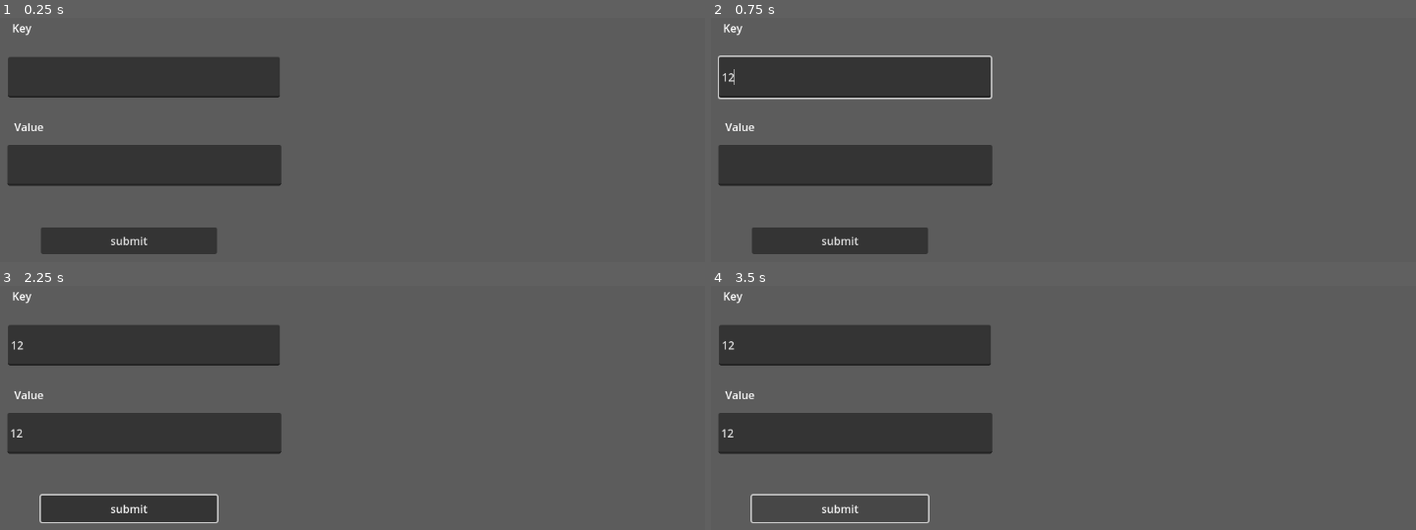
Above: before the commit, frames 1-4 (two rows, left to right).
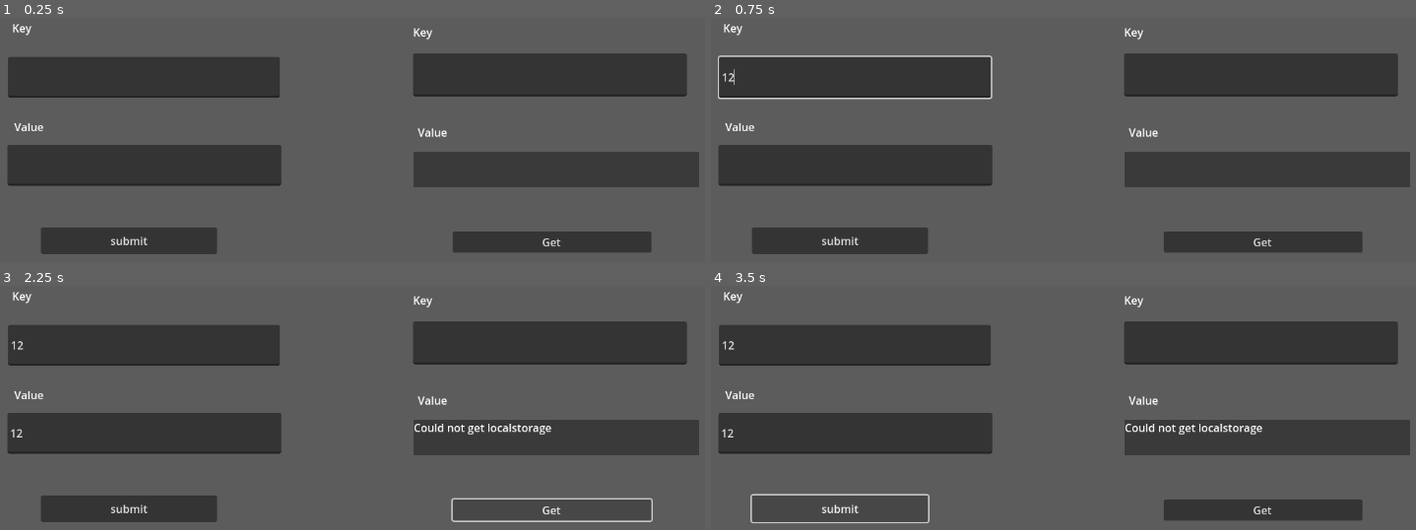
Above: after the commit, the same moments.

Repository: devp4/godot-test
Game: Godot game, scene res://src/canvas_layer.tscn
Two runs of this game, one before a commit and one after it. Both use one fixed random seed, a clock stepped at 60 frames per second and the inputs below.
Inputs (mouse positions are in pixels of both pictures, inside the frame that each line leads up to):
- Up to frame 1 (0.25 s): no input
- Up to frame 2 (0.75 s): click (852, 76) at 0.52 s; type "12" at 0.6 s
- Up to frame 3 (2.25 s): click (141, 432) at 0.75 s; type "12" at 0.83 s; click "submit" at 1.25 s; click (549, 510) at 2 s, where only the run after the commit has a clickable "Get"
- Up to frame 4 (3.5 s): click "submit" at 2.75 s

The runs differ from the first frame. In frame 1, 15% of the frame differs, in the area x 58-100%, y 4-96%; in frame 2, 15%; in frame 3, 14%; in frame 4, 15%.

Commit message:
get key/value

Diff:
--- a/project/src/canvas_layer.gd
+++ b/project/src/canvas_layer.gd
@@ -3,11 +3,15 @@
 
 var keyInput: LineEdit
 var valueInput: LineEdit
+var getValueInput: LineEdit
+var outputLabel: Label
 
 # Called when the node enters the scene tree for the first time.
 func _ready() -> void:
 	keyInput = $TextureRect/keyinput
 	valueInput = $TextureRect/valueinput
+	getValueInput = $TextureRect/getvalueinput
+	outputLabel = $TextureRect/ColorRect/outputlabel
 
 # Called every frame. 'delta' is the elapsed time since the previous frame.
 func _process(delta: float) -> void:
@@ -22,3 +26,18 @@
 		JavaScriptBridge.eval(completeString)
 	else:
 		print("The JavaScriptBridge singleton is NOT available")
+
+
+func _on_button_2_pressed() -> void:
+	var jsString = "localstorage.getItem(%s)"
+	var completeString = jsString % [getValueInput.text]
+
+	var result
+	if OS.has_feature('web'):
+		var jsResult = JavaScriptBridge.eval(completeString)
+		if (jsResult): result = jsResult
+		else: result = "Could not find key"
+	else:
+		result = "Could not get localstorage"
+
+	outputLabel.text = result
--- a/project/src/canvas_layer.tscn
+++ b/project/src/canvas_layer.tscn
@@ -19,6 +19,20 @@
 offset_right = 104.0
 offset_bottom = 42.0
 text = "Key"
+
+[node name="Label2" type="Label" parent="ColorRect"]
+offset_left = 651.0
+offset_top = 25.0
+offset_right = 691.0
+offset_bottom = 48.0
+text = "Key"
+
+[node name="Label3" type="Label" parent="ColorRect"]
+offset_left = 67.0
+offset_top = 164.0
+offset_right = 107.0
+offset_bottom = 187.0
+text = "Value"
 
 [node name="TextureRect" type="TextureRect" parent="."]
 offset_right = 40.0
@@ -49,10 +63,39 @@
 
 [node name="Label" type="Label" parent="TextureRect"]
 layout_mode = 0
-offset_left = 67.0
-offset_top = 164.0
-offset_right = 107.0
-offset_bottom = 187.0
+offset_left = 658.0
+offset_top = 172.0
+offset_right = 702.0
+offset_bottom = 195.0
 text = "Value"
 
+[node name="getvalueinput" type="LineEdit" parent="TextureRect"]
+layout_mode = 0
+offset_left = 651.0
+offset_top = 68.0
+offset_right = 1052.0
+offset_bottom = 131.0
+
+[node name="ColorRect" type="ColorRect" parent="TextureRect"]
+layout_mode = 0
+offset_left = 652.0
+offset_top = 212.0
+offset_right = 1070.0
+offset_bottom = 264.0
+color = Color(0.226707, 0.226707, 0.226707, 1)
+
+[node name="outputlabel" type="Label" parent="TextureRect/ColorRect"]
+layout_mode = 0
+offset_right = 420.0
+offset_bottom = 50.0
+
+[node name="Button2" type="Button" parent="TextureRect"]
+layout_mode = 0
+offset_left = 709.0
+offset_top = 329.0
+offset_right = 1000.0
+offset_bottom = 355.0
+text = "Get"
+
 [connection signal="pressed" from="TextureRect/Button" to="." method="_on_button_pressed"]
+[connection signal="pressed" from="TextureRect/Button2" to="." method="_on_button_2_pressed"]
